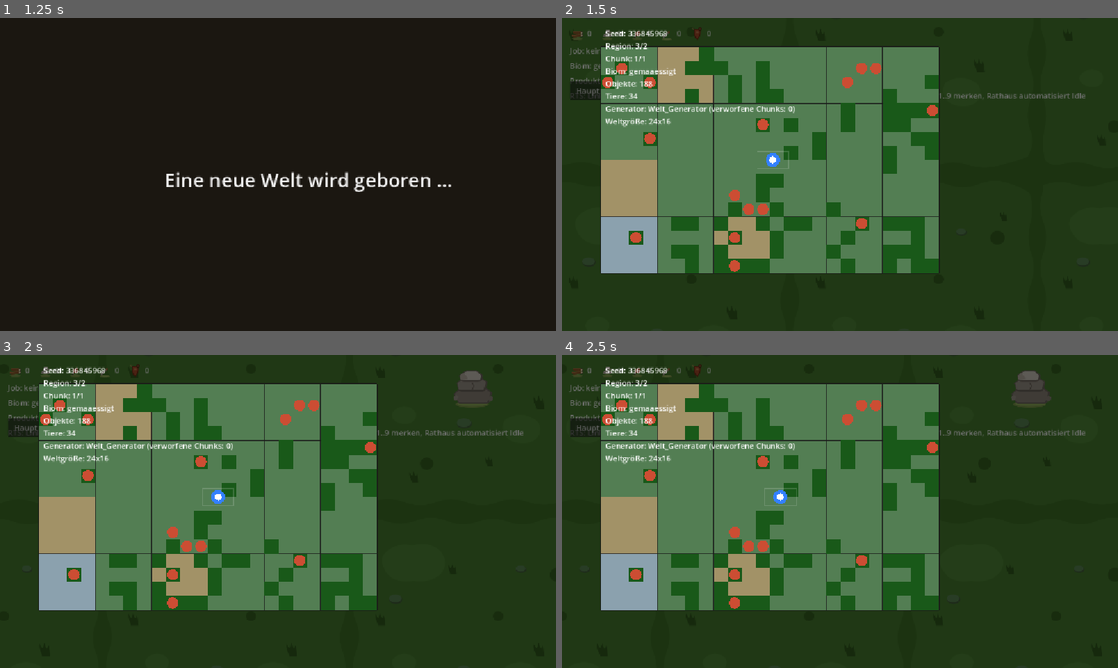
Above: before the commit, frames 1-4 (two rows, left to right).
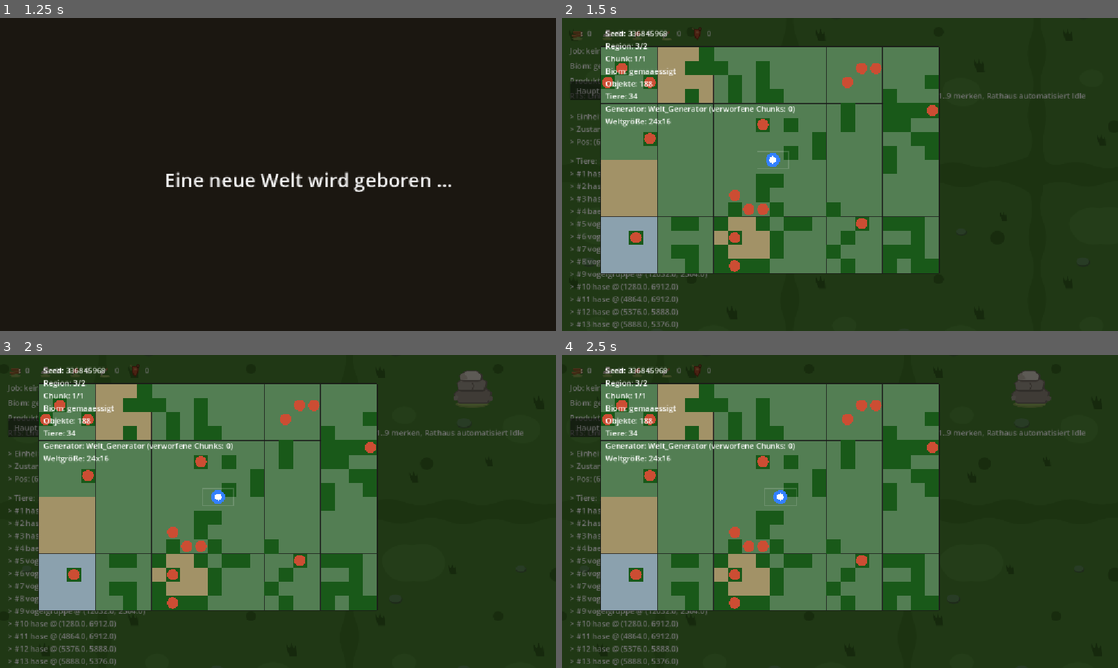
Above: after the commit, the same moments.

Repository: vannon091118/snip-warfare
Game: Godot game, scene res://ui/scenes/hauptmenue.tscn
The game is run twice, just before and just after one commit, with the same random seed, the same clock (stepped at 60 frames per second) and the same inputs.
Inputs (mouse positions are in pixels of both pictures, inside the frame that each line leads up to):
- Up to frame 1 (1.25 s): click "Start" at 0.5 s
- Up to frame 2 (1.5 s): tap Enter at 1.25 s; move the mouse to (962, 158) at 1.27 s; hold Right (ui_right) from 1.28 s (still down); tap M at 1.35 s; click (962, 158) at 1.42 s
- Up to frame 3 (2 s): keep holding Right (ui_right); tap Space at 1.52 s
- Up to frame 4 (2.5 s): release Right (ui_right) at 2 s; click "Hauptmenü" at 2 s

Frame 1 is identical in both runs. In frame 2, 1.4% of the frame differs, in the area x 1-27%, y 30-100%; in frame 3, 1.4%; in frame 4, 1.4%.

Commit message:
1. Du wolltest, dass das Spiel nichts Neues stapelt, sondern endlich zeigt, was es schon kann, mit Fenstern, die jeden Stickman und jedes Monster als eigenes Modul sichtbar machen, und Architektur.md hält diese geschlossenen Türen jetzt fest. 2. Dafür schloss der Einheiten-Manager in einheit_manager.gd seine Listen hinter einem Vorhang und reicht nur noch beschreibende Kärtchen heraus, während der Tier-Manager in tier_manager.gd dasselbe mit seinem Bestand tut, ohne an ihrer inneren Arbeit zu rühren. 3. Zwei kleine Übersetzer in ui_einheit_panel.gd und ui_tier_panel.gd lesen ausschließlich diese Kärtchen und schreiben sie in ruhige Zeilen, jede mit eigenem Speicher für den letzten Blick und ohne Griff in fremde Taschen. 4. Das Einheitenfenster selbst wuchs in einheit_panel.gd und einheit_panel.tscn aus VBoxContainer und Label zu einer echten gepackten Szene, damit ihr Lebenslauf mit Ready und Onready wirklich atmet statt nur als Skript zu flackern. 5. Das Tierfenster folgte dem gleichen Schnitt in tier_panel.gd und tier_panel.tscn und steht als zweite gepackte Szene daneben, still und beobachtend, ohne eigene Rechnung und ohne fremden Tick. 6. Die Welt in welt.gd stempelt beide Pakete erst unter ihren eigenen Himmel, ruft danach die Einrichtung und greift nur über sichere Knoten nach oben, sodass kein Ast bricht, wenn ein Kind fehlt. 7. Der Beweislauf in lauf_pruefung_welt.gd liest selbst nur noch über die geschlossenen Übergänge, prüft Rasse, Loop, Jagd und Hunger denselben Weg wie das Spiel und bleibt grün, weil kein direkter Griff mehr möglich ist. 8. Preflight zählt weiter 137 Klassen auf 154 Dateien ohne Fund, jede Klasse trägt ihren Präfix am richtigen Ort und die Pyramide bleibt in Form, weil kein Fenster mehr schielt. 9. Im Spiel hängen beide Fenster sichtbar unter der Ressourcen-Leiste, folgen jeder Auswahl und zeigen Breed, Job und Bestand, während die alten Pfade weiter denselben Tick-Quellen folgen und nichts doppelt rechnen. 10. Offen bleibt nur die Feinjustierung, wie viel Fleisch je Zahl im Fenster noch stimmiger wirkt, aber die Schnittstellen stehen, sind geschlossen und locken niemanden mehr in Abkürzungen, sodass Neues nur über Datenpool und Registry wachsen kann.

Diff:
--- a/game/logic/kategorie_einheit/einheit_manager.gd
+++ b/game/logic/kategorie_einheit/einheit_manager.gd
@@ -131,6 +131,48 @@
 func einheit_zahl() -> int:
 	return _einheiten.size()
 
+## Geschlossener Schnittpunkt: Nur diese Leseschnittstellen duerfen Einheiten
+## lesen. Direkter Zugriff auf _einheiten bleibt der Manager-Interna.
+func einheit_status(index: int) -> Einheit_Status:
+	if index < 0 or index >= _einheiten.size():
+		return null
+	return _einheiten[index]["status"] as Einheit_Status
+
+func einheit_rasse(index: int) -> String:
+	if index < 0 or index >= _einheiten.size():
+		return ""
+	return str(_einheiten[index].get("rasse", ""))
+
+func einheit_vital(index: int) -> Einheit_VitalStatus:
+	var st := einheit_status(index)
+	if st == null:
+		return null
+	return st.vital
+
+func einheit_beschreibung(index: int) -> Dictionary:
+	# Schlanker Snapshot fuer Observer: alles, was ein Fenster braucht,
+	# ohne die Interna preiszugeben.
+	if index < 0 or index >= _einheiten.size():
+		return {}
+	var st := einheit_status(index)
+	if st == null:
+		return {}
+	var hp := 0.0
+	if st.vital != null:
+		hp = st.vital.hp
+	var job_id := ""
+	if st.job != null:
+		job_id = st.job.job_id
+	return {
+		"position": st.welt_position,
+		"rasse": einheit_rasse(index),
+		"zustand": st.zustand,
+		"job_id": job_id,
+		"ziel_index": st.aktuelles_ziel_index,
+		"hp": hp,
+		"queue": st.queue_laenge(),
+	}
+
 func einheit_position(index: int) -> Vector2:
 	if index < 0 or index >= _einheiten.size():
 		return Vector2.ZERO
--- a/tools/lauf_pruefung_welt.gd
+++ b/tools/lauf_pruefung_welt.gd
@@ -457,9 +457,9 @@
 	var rassen_manager := Einheit_Manager.new()
 	rassen_manager.need_baum_setzen(need_baum)
 	rassen_manager.einheit_hinzufuegen(Vector2.ZERO, "elf")
-	var elf_status: Einheit_Status = rassen_manager._einheiten[0]["status"]
-	if rassen_manager._einheiten[0]["rasse"] != "elf" or absf(elf_status._rasse_bewegungs_faktor - 1.15) > 0.001:
-		print("FEHLER: Manager vergibt Rasse oder Bewegungsfaktor nicht (rasse %s, faktor %f)" % [str(rassen_manager._einheiten[0]["rasse"]), elf_status._rasse_bewegungs_faktor])
+	var elf_status: Einheit_Status = rassen_manager.einheit_status(0)
+	if rassen_manager.einheit_rasse(0) != "elf" or absf(elf_status._rasse_bewegungs_faktor - 1.15) > 0.001:
+		print("FEHLER: Manager vergibt Rasse oder Bewegungsfaktor nicht (rasse %s, faktor %f)" % [rassen_manager.einheit_rasse(0), elf_status._rasse_bewegungs_faktor])
 		fehler += 1
 	else:
 		print("OK: Elf beim Spawn gesetzt, Bewegungsfaktor 1.15 in der Zustandsmaschine (70 Basis -> 80.5)")
@@ -486,7 +486,7 @@
 	loop_manager.job_vergeben(0, "holzfaeller", Job_Basis.ZielTyp.OBJEKT, 0, Vector2(200, 200))
 	for _schritt in 240:
 		loop_manager._auf_tick(1, 1.0 / 24.0)
-	var loop_status: Einheit_Status = loop_manager._einheiten[0]["status"]
+	var loop_status: Einheit_Status = loop_manager.einheit_status(0)
 	var loop_laeuft_weiter := loop_status.zustand != Einheit_Status.Zustand.IDLE
 	var loop_ziel_index := loop_status.aktuelles_ziel_index
 	for _schritt in 150:
@@ -705,7 +705,7 @@
 	var hunger_manager := Einheit_Manager.new()
 	hunger_manager.einrichten(hunger_modell, null, hunger_ressourcen)
 	hunger_manager.einheit_hinzufuegen(Vector2(100, 100))
-	var hunger_status: Einheit_Status = hunger_manager._einheiten[0]["status"]
+	var hunger_status: Einheit_Status = hunger_manager.einheit_status(0)
 	var hunger_vor: int = hunger_status.vital.hp
 	hunger_manager._nahrung_verteilen()
 	var hunger_nach: int = hunger_status.vital.hp
--- /dev/null
+++ b/ui/logic/kategorie_ui/ui_einheit_panel.gd
@@ -0,0 +1,38 @@
+extends RefCounted
+class_name Ui_EinheitPanel
+## Uebersetzer der Einheit: Liest nur ueber den geschlossenen Schnittpunkt
+## Einheit_Manager.einheit_beschreibung() (plus einheit_position). Niemals
+## _einheiten direkt. Ein Fenster ruft nur diesen Uebersetzer.
+## Schnittregel: Neue Daten kommen nur ueber Manager-Snapshot, nie durch
+## direkte Feldzugriffe des Panels.
+
+## Kategorie daten: letzter ausgelesener Snapshot (nur fuer Tests lesbar).
+var letzter_snapshot: Dictionary = {}
+
+## Kategorie logik: Snapshot in beschreibbare Zeilen uebersetzen.
+
+func zeilen_fuer(einheit_index: int, manager: Einheit_Manager) -> Array[String]:
+	if manager == null or einheit_index < 0 or einheit_index >= manager.einheit_zahl():
+		return ["> Keine Einheit gewählt."]
+	var beschreibung := manager.einheit_beschreibung(einheit_index)
+	if beschreibung.is_empty():
+		return ["> Keine Einheit gewählt."]
+	letzter_snapshot = beschreibung
+	var pos: Vector2 = beschreibung.get("position", Vector2.ZERO)
+	var job_name: String = str(beschreibung.get("job_id", ""))
+	var zustand_name: String = "IDLE"
+	match int(beschreibung.get("zustand", 0)):
+		Einheit_Status.Zustand.GEHEN:
+			zustand_name = "GEHEN"
+		Einheit_Status.Zustand.ARBEITEN:
+			zustand_name = "ARBEITEN"
+	var hp_text := "%d" % int(float(beschreibung.get("hp", 0.0)))
+	var queue := int(beschreibung.get("queue", 0))
+	var rasse := str(beschreibung.get("rasse", ""))
+	var ziel_index := int(beschreibung.get("ziel_index", -1))
+	var ziel := str(ziel_index) if ziel_index >= 0 else "-"
+	return [
+		"> Einheit %d — %s" % [einheit_index, rasse],
+		"> Zustand: %s | Job: %s | Ziel-Idx: %s" % [zustand_name, job_name if job_name != "" else "-", ziel],
+		"> Pos: %s | HP: %s | Queue: %d" % [str(pos), hp_text, queue],
+	]
--- /dev/null
+++ b/ui/logic/kategorie_ui/ui_tier_panel.gd
@@ -0,0 +1,26 @@
+extends RefCounted
+class_name Ui_TierPanel
+## Uebersetzer der Tiere: Liest nur ueber den geschlossenen Schnittpunkt
+## Tier_Manager.tier_bestand(). Niemals _tiere direkt. Ein Fenster ruft nur
+## diesen Uebersetzer.
+## Schnittregel: Neue Tierdaten kommen nur ueber den Manager-Snapshot.
+
+## Kategorie daten: letzter ausgelesener Bestand (nur fuer Tests lesbar).
+var letzter_bestand: Array[Dictionary] = []
+
+## Kategorie logik: Tierbestand in beschreibbare Zeilen uebersetzen.
+
+func zeilen_fuer(tiere: Tier_Manager) -> Array[String]:
+	if tiere == null:
+		return ["> Keine Tierquelle verbunden."]
+	var bestand := tiere.tier_bestand()
+	letzter_bestand = bestand
+	if bestand.is_empty():
+		return ["> Keine Tiere in der Welt."]
+	var zeilen: Array[String] = ["> Tiere: %d" % bestand.size()]
+	for eintrag: Dictionary in bestand:
+		var tier_id: String = str(eintrag.get("tier_id", "?"))
+		var pos: Variant = eintrag.get("position")
+		var id: int = int(eintrag.get("id", -1))
+		zeilen.append("> #%d %s @ %s" % [id, tier_id, str(pos)])
+	return zeilen
--- /dev/null
+++ b/ui/scenes/panels/einheit_panel.gd
@@ -0,0 +1,24 @@
+extends VBoxContainer
+## VBox-Panel: sichtbares Einheitenfenster.
+## Liest nur über Ui_EinheitPanel aus bestehenden Maschinen (Auswahl + Einheit_Manager).
+## Keine eigene Logik, keine Maschine, nur Beobachter.
+
+var _auswahl: Ui_AuswahlManager = null
+var _einheiten: Einheit_Manager = null
+var _panel := Ui_EinheitPanel.new()
+var _label: Label = null
+
+func einrichten(auswahl: Ui_AuswahlManager, einheiten: Einheit_Manager) -> void:
+	_auswahl = auswahl
+	_einheiten = einheiten
+
+func _ready() -> void:
+	_label = Label.new()
+	add_child(_label)
+	_label.text = "Einheitenfenster: bereit."
+
+func _process(_delta: float) -> void:
+	if _label == null or _auswahl == null or _einheiten == null:
+		return
+	var zeilen := _panel.zeilen_fuer(_auswahl.aktiver_einheit_index, _einheiten)
+	_label.text = "\n".join(zeilen)
--- /dev/null
+++ b/ui/scenes/panels/einheit_panel.tscn
@@ -0,0 +1,6 @@
+[gd_scene format=3]
+
+[ext_resource type="Script" path="res://ui/scenes/panels/einheit_panel.gd" id="1_panel"]
+
+[node name="EinheitPanel" type="VBoxContainer"]
+script = ExtResource("1_panel")
--- /dev/null
+++ b/ui/scenes/panels/tier_panel.gd
@@ -0,0 +1,22 @@
+extends VBoxContainer
+## VBox-Panel: sichtbares Tier-/Monsterfenster.
+## Liest nur über Ui_TierPanel aus dem bestehenden Tier_Manager.
+## Keine eigene Logik, keine Maschine, nur Beobachter.
+
+var _tiere: Tier_Manager = null
+var _panel := Ui_TierPanel.new()
+var _label: Label = null
+
+func einrichten(tiere: Tier_Manager) -> void:
+	_tiere = tiere
+
+func _ready() -> void:
+	_label = Label.new()
+	add_child(_label)
+	_label.text = "Tierfenster: bereit."
+
+func _process(_delta: float) -> void:
+	if _label == null or _tiere == null:
+		return
+	var zeilen := _panel.zeilen_fuer(_tiere)
+	_label.text = "\n".join(zeilen)
--- /dev/null
+++ b/ui/scenes/panels/tier_panel.tscn
@@ -0,0 +1,6 @@
+[gd_scene format=3]
+
+[ext_resource type="Script" path="res://ui/scenes/panels/tier_panel.gd" id="1_panel"]
+
+[node name="TierPanel" type="VBoxContainer"]
+script = ExtResource("1_panel")
--- a/world/logic/kategorie_tier/tier_manager.gd
+++ b/world/logic/kategorie_tier/tier_manager.gd
@@ -161,3 +161,22 @@
 
 func tier_zahl() -> int:
 	return _tiere.size()
+
+## Geschlossener Schnittpunkt: Nur diese Leseschnittstellen duerfen Tiere
+## lesen. Direkter Zugriff auf _tiere bleibt der Manager-Interna.
+func tier_bestand() -> Array[Dictionary]:
+	# Kopie, damit niemand die Interna mutiert.
+	var kopie: Array[Dictionary] = []
+	for tier: Dictionary in _tiere:
+		kopie.append({
+			"id": tier.get("id", -1),
+			"tier_id": str(tier.get("tier_id", "")),
+			"position": tier.get("position", Vector2.ZERO),
+		})
+	return kopie
+
+func tier_info(tier_nummer: int) -> Dictionary:
+	for tier: Dictionary in _tiere:
+		if tier["id"] == tier_nummer:
+			return {"tier_id": str(tier["tier_id"]), "position": tier["position"]}
+	return {}
--- a/world/scenes/welt.gd
+++ b/world/scenes/welt.gd
@@ -8,6 +8,8 @@
 
 const ORCHESTRATOR_PFAD := "res://game/data/orchestrator_config.json"
 const _AuswahlManagerSkript := preload("res://ui/scenes/selection/auswahl_manager.gd")
+const _EinheitPanelSzene := preload("res://ui/scenes/panels/einheit_panel.tscn")
+const _TierPanelSzene := preload("res://ui/scenes/panels/tier_panel.tscn")
 
 ## Kategorie daten: Modell und Registries als Quellen der Visualisierung.
 ## Kategorie logik: Verdrahtung der Observer- und Visualisierungs-Spitzen.
@@ -46,6 +48,8 @@
 var _eingabe_steuerung := Ui_EingabeSteuerung.new()
 var _pause_menue: Welt_PauseMenue = null
 var _orchestrator_darsteller: Array[Orchestrator_Darsteller] = []
+var _einheit_panel: Control = null
+var _tier_panel: Control = null
 
 @onready var _karte: Welt_Renderer = %Karte
 @onready var _kamera: Camera2D = %Kamera
@@ -138,6 +142,11 @@
 	_pause_menue = Welt_PauseMenue.new()
 	add_child(_pause_menue)
 	_pause_menue.menue_gewuenscht.connect(_auf_zurueck)
+	# Fenster-Panels: beide als modulare Control-Spitzen unter dem HUD-
+	# CanvasLayer eingehängt; sie lesen nur über ihre Panel-Controller aus
+	# den bestehenden Maschinen. Kein neuer Schnittpunkt, nur Sichtbarkeit.
+	_einheit_panel_bauen()
+	_tier_panel_bauen()
 	# Warum-Fenster: Die Status-Anzeige besitzt die Begründungsliste, die Szene
 	# übergibt nur ihre drei Spitzen. Reine Verdrahtung, keine Timeline-Logik.
 	_hud.warum_verdrahten(%WarumKnopf, %WarumFenster, %WarumText)
@@ -192,6 +201,30 @@
 	_karten_beobachter.beobachten(_karten_viewer, _karten_info, _karten_ebene, _kamera_steuerung.kamera_position, _kamera)
 	_hud.produktion_anzeigen(_gebaeude.status_zeilen())
 
+func _einheit_panel_bauen() -> void:
+	var canvas: CanvasLayer = %HUD.get_parent() as CanvasLayer
+	if canvas == null:
+		return
+	# Godot-komponiert: PackedScene -> instantiate -> add_child.
+	# Kein .gd.new() direkt, damit _ready und @onready der Szene laufen.
+	_einheit_panel = _EinheitPanelSzene.instantiate()
+	_einheit_panel.name = "EinheitPanel"
+	_einheit_panel.position = Vector2(16, 192)
+	_einheit_panel.custom_minimum_size = Vector2(520, 80)
+	(_einheit_panel as Object).call("einrichten", _auswahl, _stockmaenner)
+	canvas.add_child(_einheit_panel)
+
+func _tier_panel_bauen() -> void:
+	var canvas: CanvasLayer = %HUD.get_parent() as CanvasLayer
+	if canvas == null:
+		return
+	_tier_panel = _TierPanelSzene.instantiate()
+	_tier_panel.name = "TierPanel"
+	_tier_panel.position = Vector2(16, 284)
+	_tier_panel.custom_minimum_size = Vector2(520, 80)
+	(_tier_panel as Object).call("einrichten", _tiere)
+	canvas.add_child(_tier_panel)
+
 func _unhandled_input(ereignis: InputEvent) -> void:
 	_eingabe_steuerung.unhandled_input(
 		ereignis,
Not shown, changed: shinon/commit_msg.txt
Not shown, changed: Architektur.md
